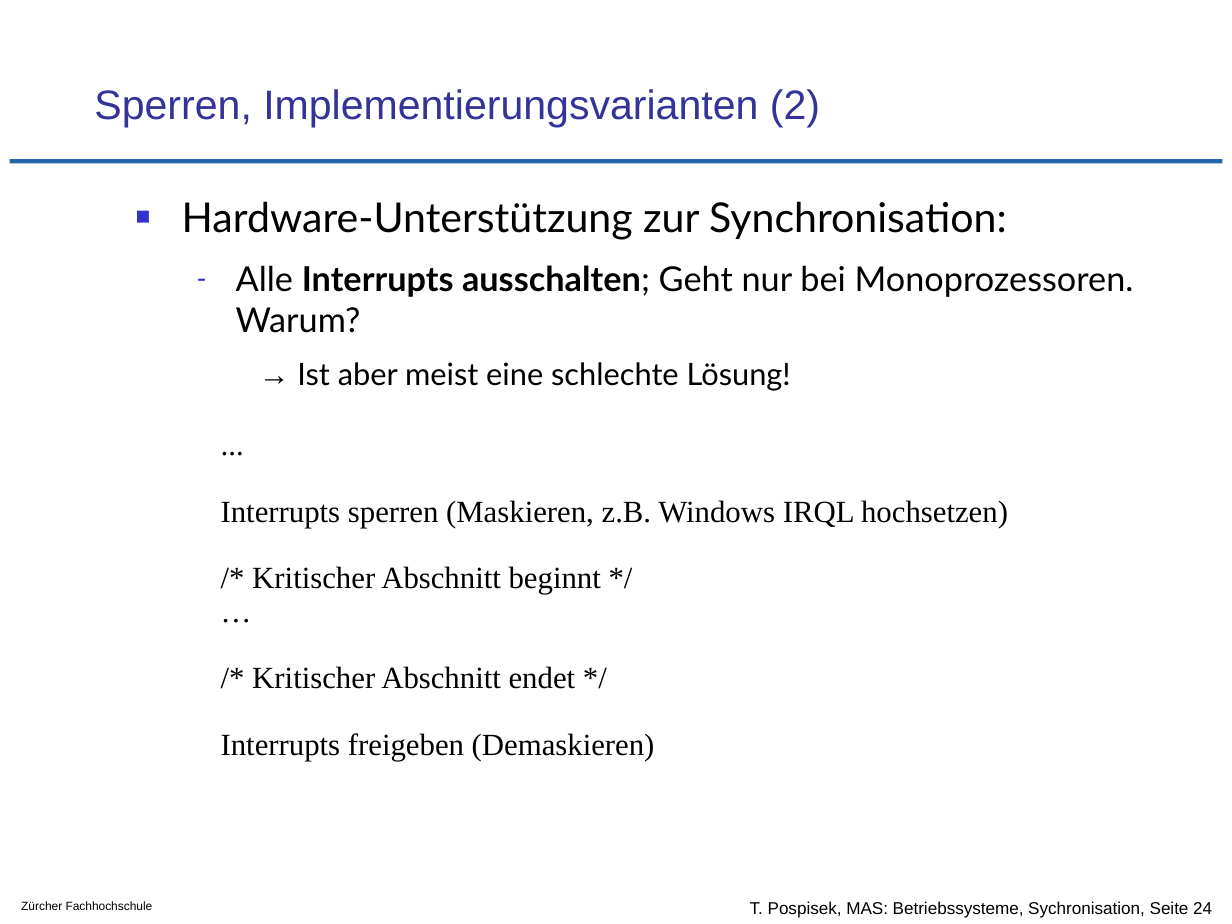
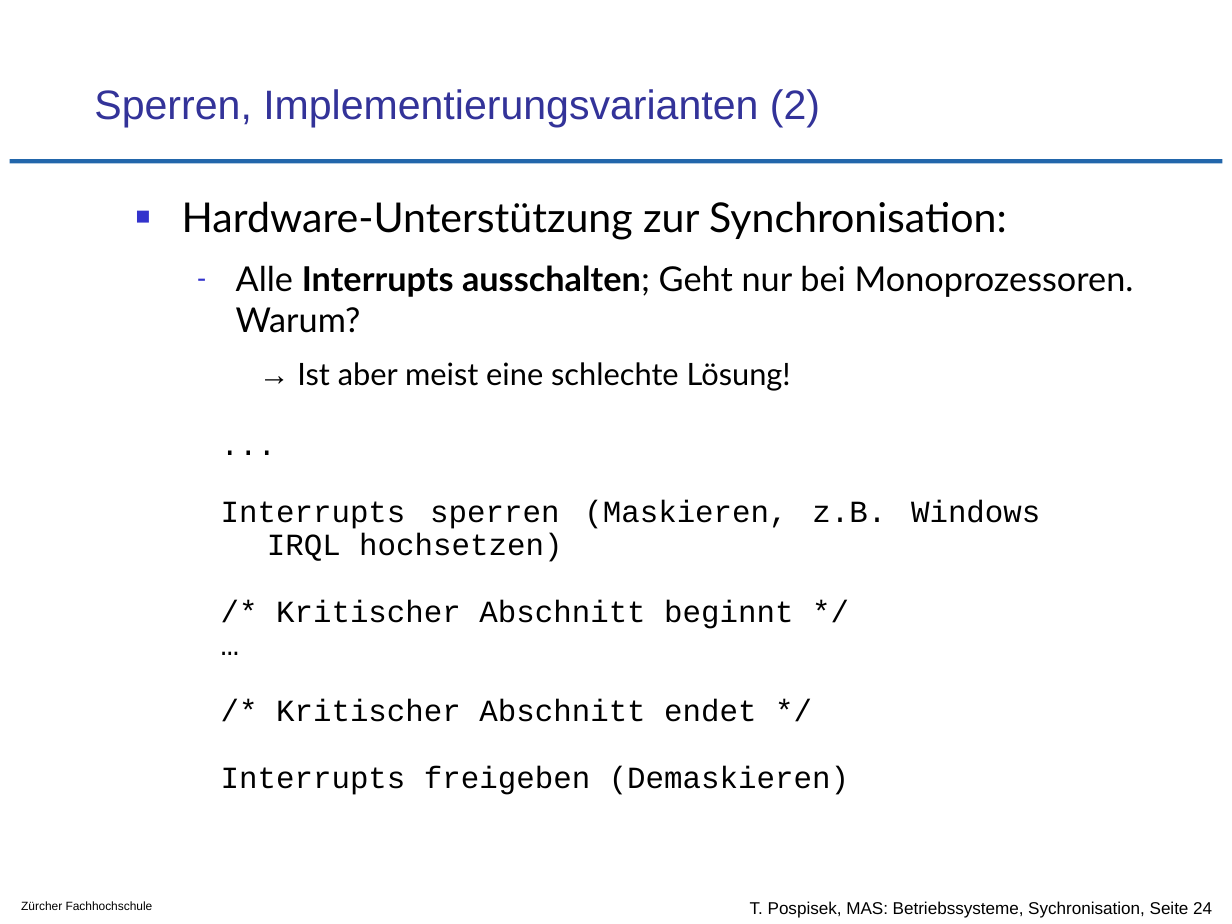
Before and after one commit to tpo/betriebssysteme, a slide deck: slide 24 of 07_Koordination_und_Synchronisation_Sperren_und_Semaphore.odp. Drawn at 1232x924 pixels with LibreOffice and Linux fonts; fonts in the diff are those of the drawing; background and template pictures are left out. Boxes give left, top, right and bottom in pixels: in the first picture for what was removed or moved away, otherwise in the second. Text is boxed around its words. In the diff, an @@ line names an element or a change of style, - is before the commit and + after.

```diff
--- a/07_Koordination_und_Synchronisation_Sperren_und_Semaphore.odp
+++ b/07_Koordination_und_Synchronisation_Sperren_und_Semaphore.odp
@@ text "..." at bbox=[221, 500, 1040, 795]: font Times New Roman to Courier New @@
```
Also in this commit, not shown: 4 other slides changed.
